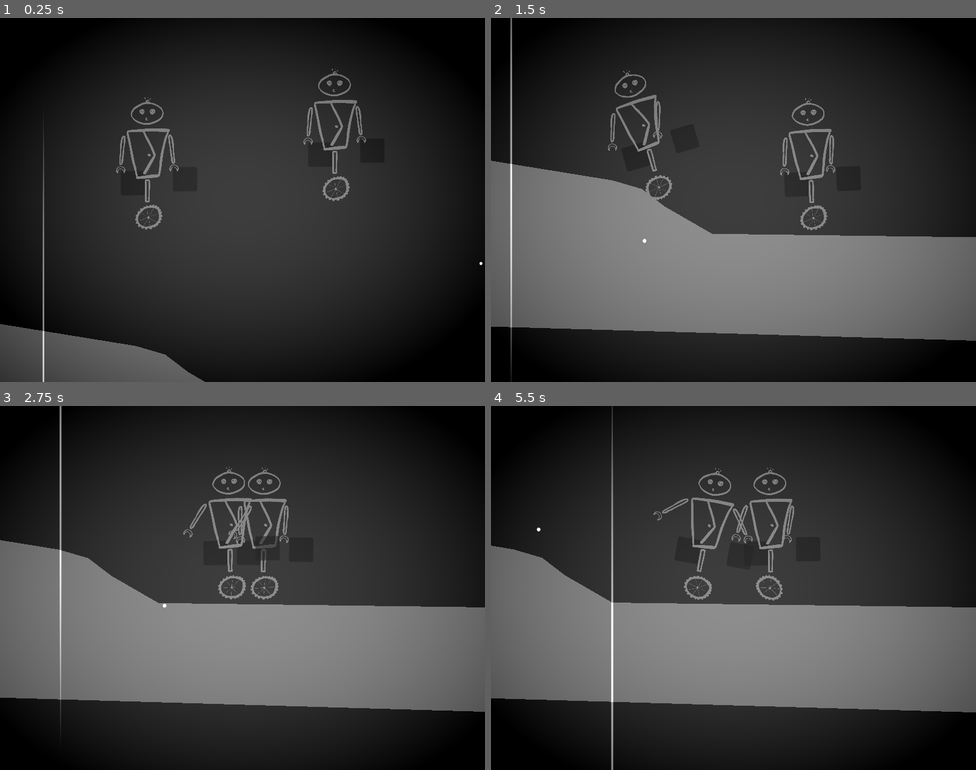
Above: before the commit, frames 1-4 (two rows, left to right).
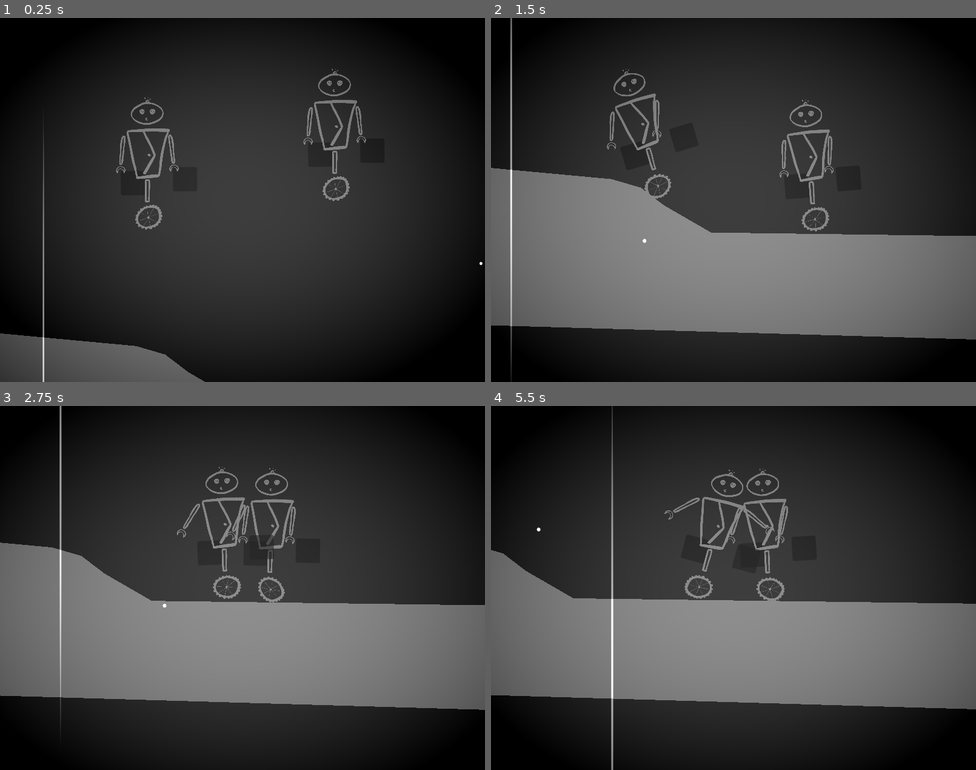
Above: after the commit, the same moments.

Repository: tombuben/KrehkeRobotickeSpoje
Game: Godot game, scene res://level_1.tscn
The game is run twice, just before and just after one commit, with the same random seed, the same clock (stepped at 60 frames per second) and the same inputs.
Inputs:
- Up to frame 1 (0.25 s): no input
- Up to frame 2 (1.5 s): hold D (Player1Right) 0.53-1.28 s; tap J (Player2Left) at 0.6 s; hold S (Player1Down) from 1.28 s (still down); tap L (Player2Right) at 1.35 s
- Up to frame 3 (2.75 s): release S (Player1Down) at 2.03 s; hold D (Player1Right) from 2.03 s (still down); tap J (Player2Left) at 2.1 s
- Up to frame 4 (5.5 s): release D (Player1Right) at 2.78 s; hold W (Player1Up) 2.78-3.53 s; tap L (Player2Right) at 2.85, 4.35 s; hold A (Player1Left) 3.53-5.03 s; tap J (Player2Left) at 3.6, 5.1 s; hold S (Player1Down) from 5.03 s (still down)

The runs differ from the first frame. In frame 1, 0.4% of the frame differs, in the area x 0-28%, y 84-91%; in frame 2, 2.2%; in frame 3, 3.1%; in frame 4, 4.5%, in the area x 0-100%, y 16-85%.

Commit message:
walls

Diff:
--- a/level_1.tscn
+++ b/level_1.tscn
@@ -16,10 +16,10 @@
 
 [node name="CollisionPolygon2D" type="CollisionPolygon2D" parent="StaticBody2D"]
 position = Vector2(-211.785, 232)
-polygon = PackedVector2Array(138, 436, 113, 265, 142, 159, 319, 171, 441, 200, 465, 221, 503, 234, 535, 254, 565.057, 270.39, 1371, 280, 1408, 453)
+polygon = PackedVector2Array(138, 436, -508, 322, -621, -388, 66, -414, 89, 152, 319, 171, 441, 200, 465, 221, 503, 234, 535, 254, 565.057, 270.39, 1444, 303, 3324, 352, 3404, -512, 3423, 367, 3309, 620, 1408, 453)
 
 [node name="Polygon2D" type="Polygon2D" parent="StaticBody2D"]
-polygon = PackedVector2Array(-85.785, 658, -65.785, 379, 181.215, 419, 229.215, 433, 267.215, 462, 345.215, 507, 1328.21, 520, 1320.21, 699)
+polygon = PackedVector2Array(-85.785, 658, -634.785, 536, -589.785, -155, -135.785, -185, -130.785, 390, 181.215, 419, 229.215, 433, 267.215, 462, 345.215, 507, 1328.21, 520, 3105.22, 584, 3199.22, -303, 3452.22, 622, 3146.22, 837, 1320.21, 699)
 
 [node name="pandulak" parent="." instance=ExtResource("1_1j5ko")]
 position = Vector2(559, 147)
